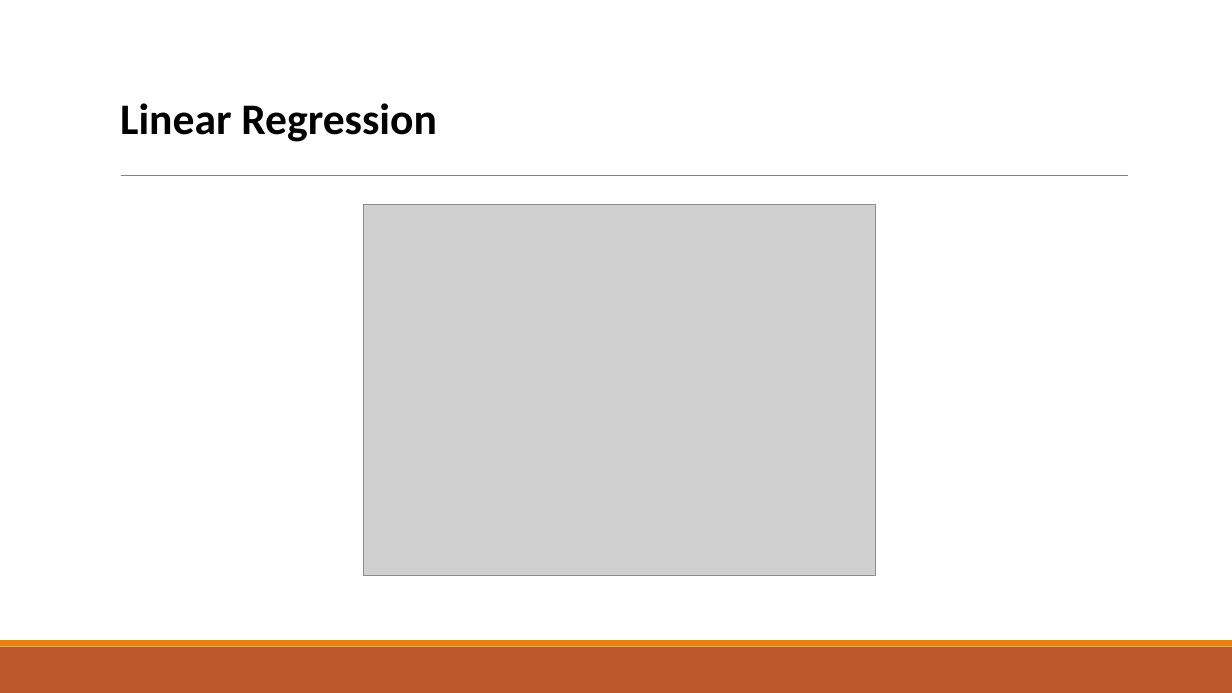
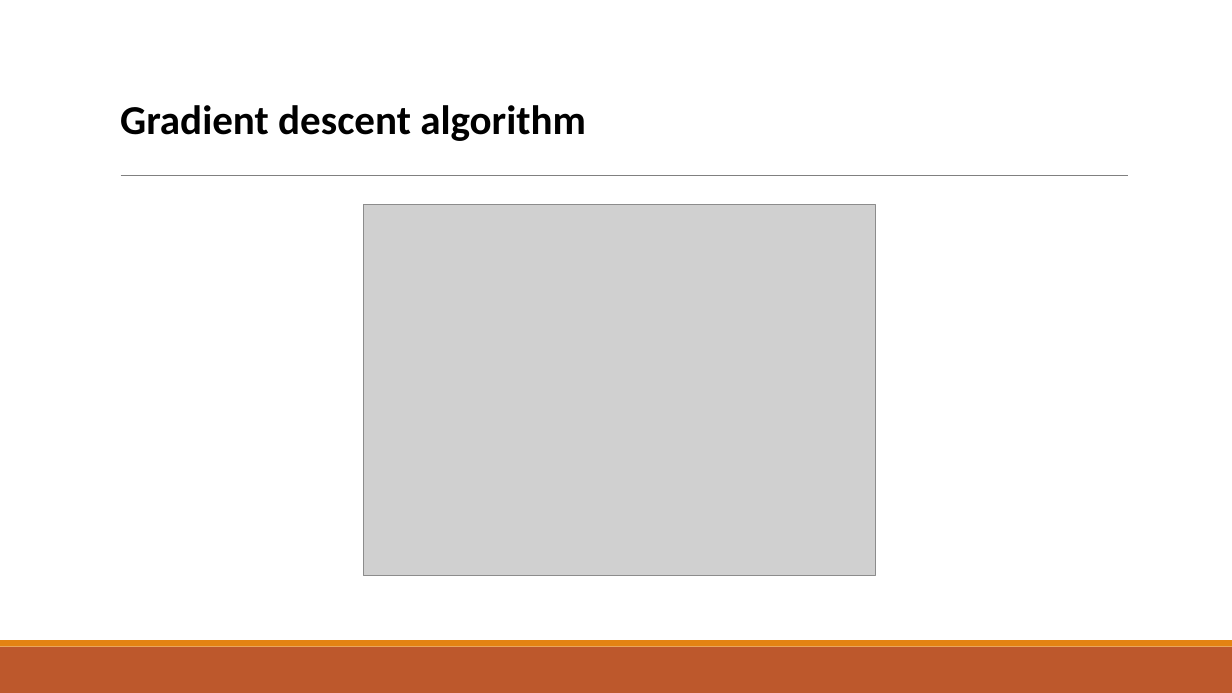
Before and after one commit to psm9733/jekyll-now, a slide deck: slide 11 of ppt/Regression.pptx. Drawn at 1232x693 pixels with LibreOffice and Linux fonts; fonts in the diff are those of the drawing; grey boxes stand for pictures. Boxes give left, top, right and bottom in pixels: in the first picture for what was removed or moved away, otherwise in the second. Text is boxed around its words. In the diff, an @@ line names an element or a change of style, - is before the commit and + after.

```diff
--- a/ppt/Regression.pptx
+++ b/ppt/Regression.pptx
@@ title at (120,105,586,141): text changed; size 34 to 32 pt @@
-  Linear Regression
+  Gradient descent algorithm
```
Also in this commit, not shown: 3 other slides changed, 21 other files.
